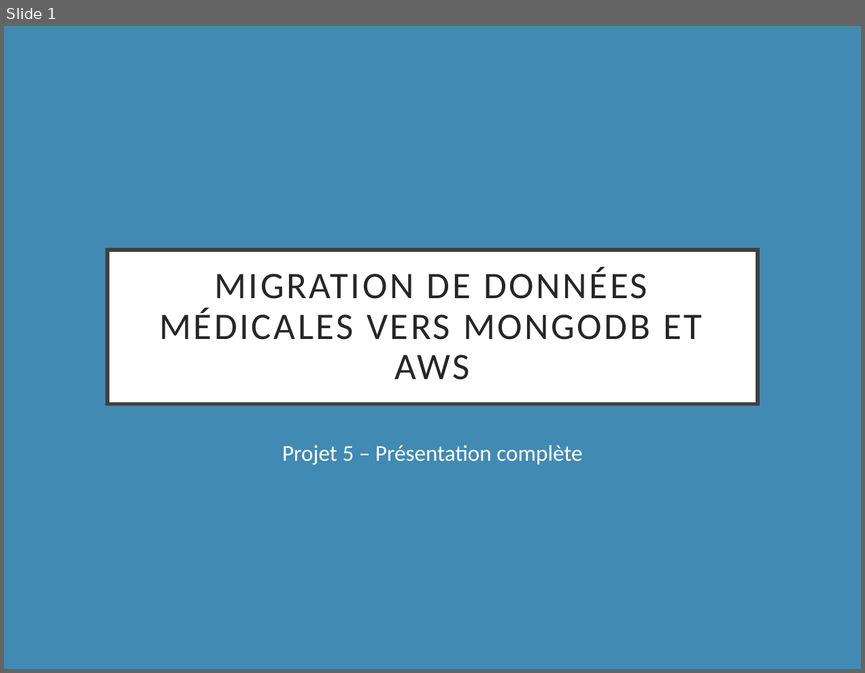
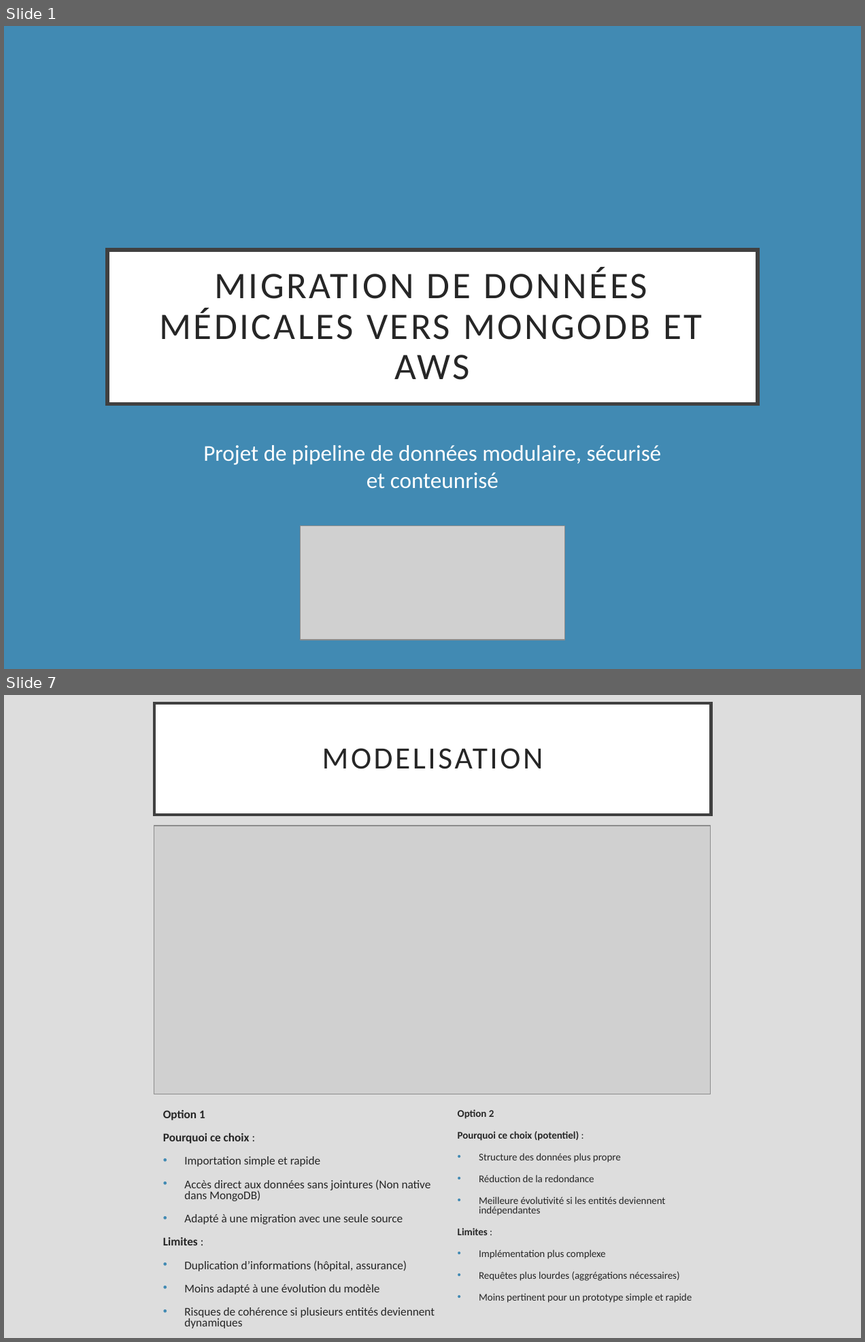
Before and after one commit to alexqtn/projet_5, a slide deck: Presantation.pptx. Shown one above the other, each under a label of ours: slide 1 before the commit, slides 1 and 7 after it; the slides between them are not shown. The pictures are 865x673 and 865x1342 pixels, drawn with LibreOffice and Linux fonts; fonts in the diff are those of the drawing; grey boxes stand for pictures. Boxes give left, top, right and bottom in pixels: in the first picture for what was removed or moved away, otherwise in the second. Text is boxed around its words. In the diff, an @@ line names an element or a change of style, - is before the commit and + after.

```diff
--- a/Presantation.pptx
+++ b/Presantation.pptx
@@ slide 7 added at box(4, 695, 861, 1338), background #DDDDDD @@
@@ title added at box(155, 704, 711, 815), fill #FFFFFF, outline #404040 2.5 pt, 26 pt, text #262626 @@
+MODELISATION
@@ picture added at box(154, 826, 710, 1094) @@
@@ text added at box(163, 1110, 434, 1328), 9.9 pt, text #262626 @@
+Option 1
+Pourquoi ce choix :
+• Importation simple et rapide
+• Accès direct aux données sans jointures (Non native dans MongoDB)
+• Adapté à une migration avec une seule source
+Limites :
+• Duplication d’informations (hôpital, assurance)
+• Moins adapté à une évolution du modèle
+• Risques de cohérence si plusieurs entités deviennent dynamiques
@@ text added at box(458, 1109, 692, 1302), 8.6 pt, text #262626 @@
+Option 2
+Pourquoi ce choix (potentiel) :
+• Structure des données plus propre
+• Réduction de la redondance
+• Meilleure évolutivité si les entités deviennent indépendantes
+Limites :
+• Implémentation plus complexe
+• Requêtes plus lourdes (aggrégations nécessaires)
+• Moins pertinent pour un prototype simple et rapide
@@ slide 1 changed as well @@
@@ subtitle at box(203, 445, 662, 488): text changed @@
-Projet 5 – Présentation complète
+Projet de pipeline de données modulaire, sécurisé et conteunrisé
@@ picture added at box(300, 526, 564, 639) @@
```
Also in this commit, not shown: 2 other slides changed, 17 other slides added, 8 slides removed, 6 other files.
